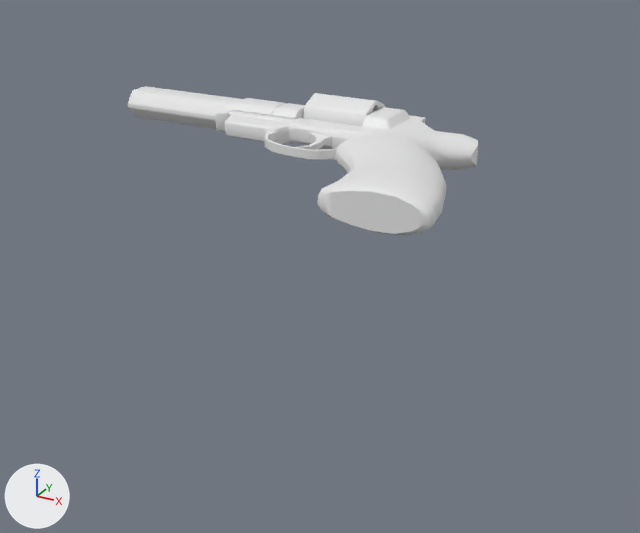
One commit to the Blender file Project/Blend Files/Models/Nateva.blend: the scene before it, then after it.
Before and after are seen from a camera (50 mm lens) standing at (0.431, -0.681, 0.227) and looking at (0.127, -0.129, -0.049). Arrows for +X, +Y and +Z are at lower left; the lights stay in place.

The first picture shows 'Nateva'.
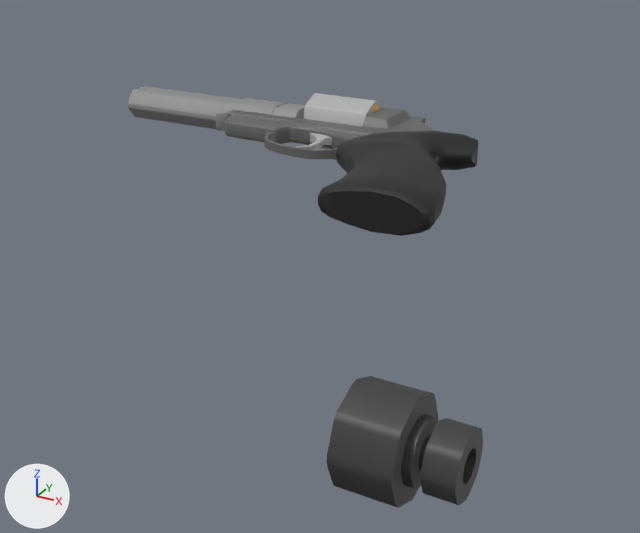
Changed parts and their boxes (x1, y1, x2, y2) in the pictures (640 x 533 px):
'Nateva', reshaped (180% taller): before (128, 86, 478, 236); after (128, 86, 483, 508)
part 1 of me_cube_001, added: after (326, 376, 483, 508)
part 2 of me_cube_001, recoloured (white to grey): (128, 86, 478, 236) in both

The change, as a list of edits to the scene's bpy script:
```text
Add img_blender_palette_png_001:
    img_blender_palette_png_001 = load_image('Blender Palette.png.001', '../../Source/Assets/Textures/Blender Palette.png', 8, 8, 'sRGB')
Add mat_mat:
    mat_mat = principled_material('Mat')
    mat_mat.texture = img_blender_palette_png_001
Change me_cube_001:
    used by ob_nateva; location = (0.0, 0.0, 0.0)
    remove me_cube_001.from_pydata(...)  # 2561 vertices, 2525 faces; spans x -0.211..0.212, y -0.121..0.126, z -0.028..0.028
    add me_cube_001.from_pydata(...)  # 4385 vertices, 4247 faces; spans x -0.211..0.337, y -0.406..0.126, z -0.028..0.028
    me_cube_001 part 1: a new loose piece of 288 vertices spanning x 0.282..0.337, y -0.406..-0.355, z -0.026..0.026, in mat_mat (picture img_blender_palette_png_001)
    me_cube_001 part 2: 2490 faces spanning x -0.211..0.212, y -0.121..0.126, z -0.028..0.028 switch from no material to mat_mat (picture img_blender_palette_png_001)
```
